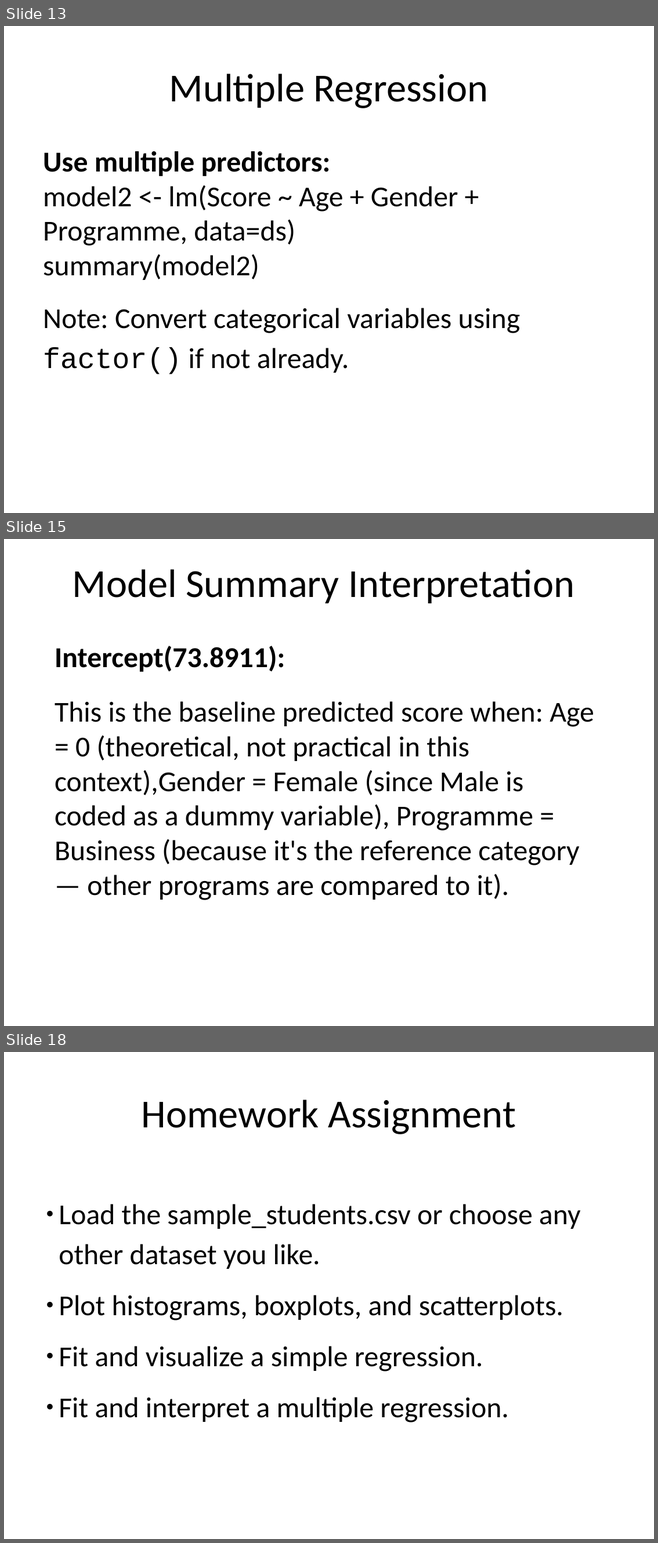
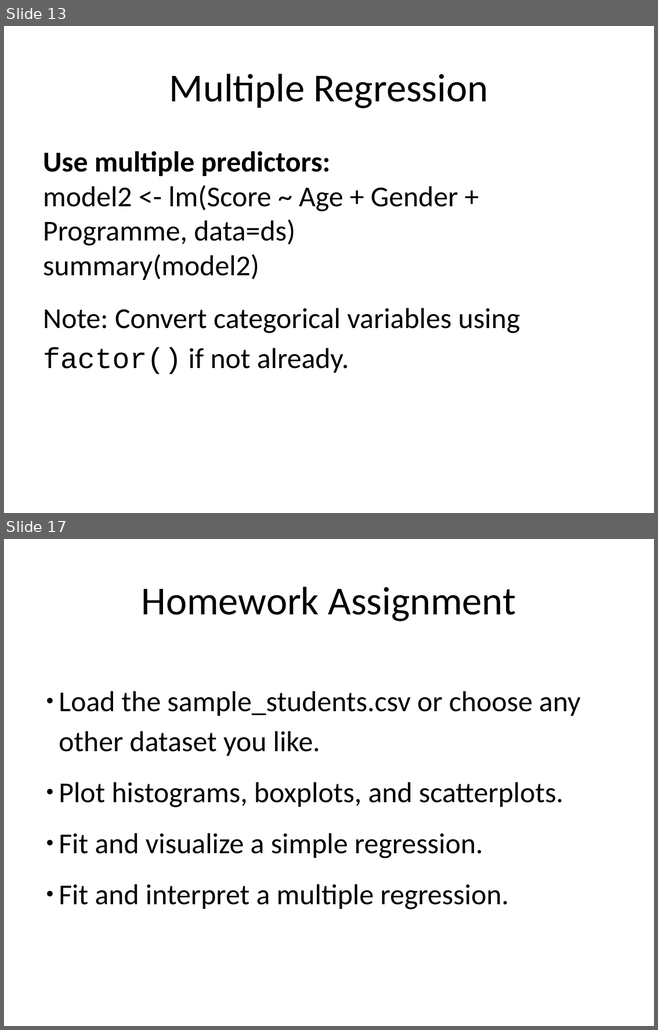
Before and after one commit to lacksinho/r-training-intro-visualization, a slide deck: Visualization_Techniques_with_R.pptx. Shown one above the other, each under a label of ours: slides 13, 15 and 18 before the commit, slides 13 and 17 after it; the slides between them are not shown. The pictures are 658x1543 and 658x1030 pixels, drawn with LibreOffice and Linux fonts; fonts in the diff are those of the drawing. Boxes give left, top, right and bottom in pixels: in the first picture for what was removed or moved away, otherwise in the second. Text is boxed around its words. In the diff, an @@ line names an element or a change of style, - is before the commit and + after.

```diff
--- a/Visualization_Techniques_with_R.pptx
+++ b/Visualization_Techniques_with_R.pptx
@@ slide 15 removed at (4,539,654,1026), background #FFFFFF @@
@@ title removed at (72,569,574,603) @@
-Model Summary Interpretation
@@ text removed at (54,646,594,900) @@
-Intercept(73.8911):
-This is the baseline predicted score when: Age = 0 (theoretical, not practical in this context),Gender = Female (since Male is coded as a dummy variable), Programme = Business (because it's the reference category — other programs are compared to it).
@@ what was slide 18 is now slide 17 @@
```
Also in this commit, not shown: 8 slides changed, 1 slide added, 1 other slide removed, 2 other files.
